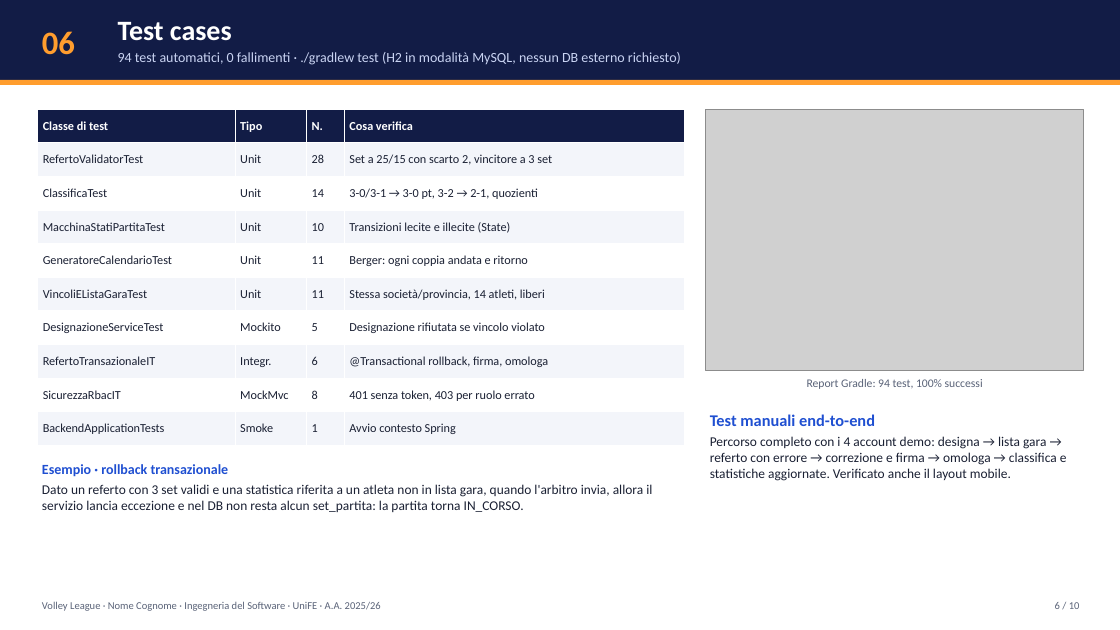
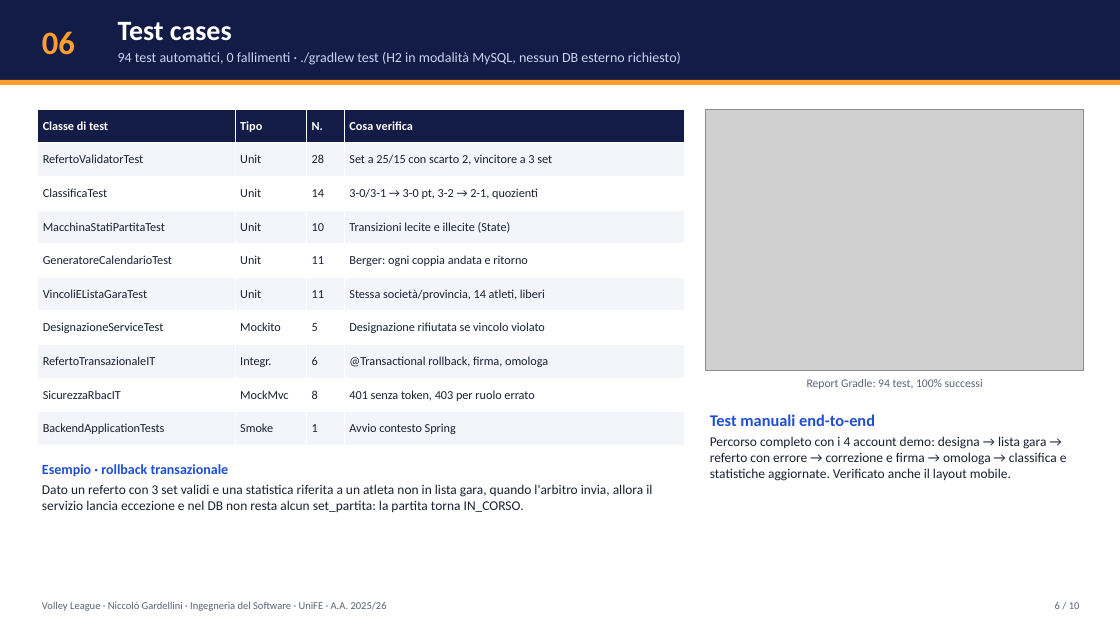
Before and after one commit to niccologardellini/volley-league-backend, a slide deck: slide 6 of relazione_esame/Relazione_VolleyLeague.pptx. Drawn at 1120x630 pixels with LibreOffice and Linux fonts; fonts in the diff are those of the drawing; grey boxes stand for pictures. Boxes give left, top, right and bottom in pixels: in the first picture for what was removed or moved away, otherwise in the second. Text is boxed around its words. In the diff, an @@ line names an element or a change of style, - is before the commit and + after.

```diff
--- a/relazione_esame/Relazione_VolleyLeague.pptx
+++ b/relazione_esame/Relazione_VolleyLeague.pptx
@@ text at [42, 601, 387, 611]: text changed @@
-Volley League · Nome Cognome · Ingegneria del Software · UniFE · A.A. 2025/26
+Volley League · Niccolò Gardellini · Ingegneria del Software · UniFE · A.A. 2025/26
```
Also in this commit, not shown: 8 other slides changed, 1 slide added, 1 slide removed, 14 other files.
